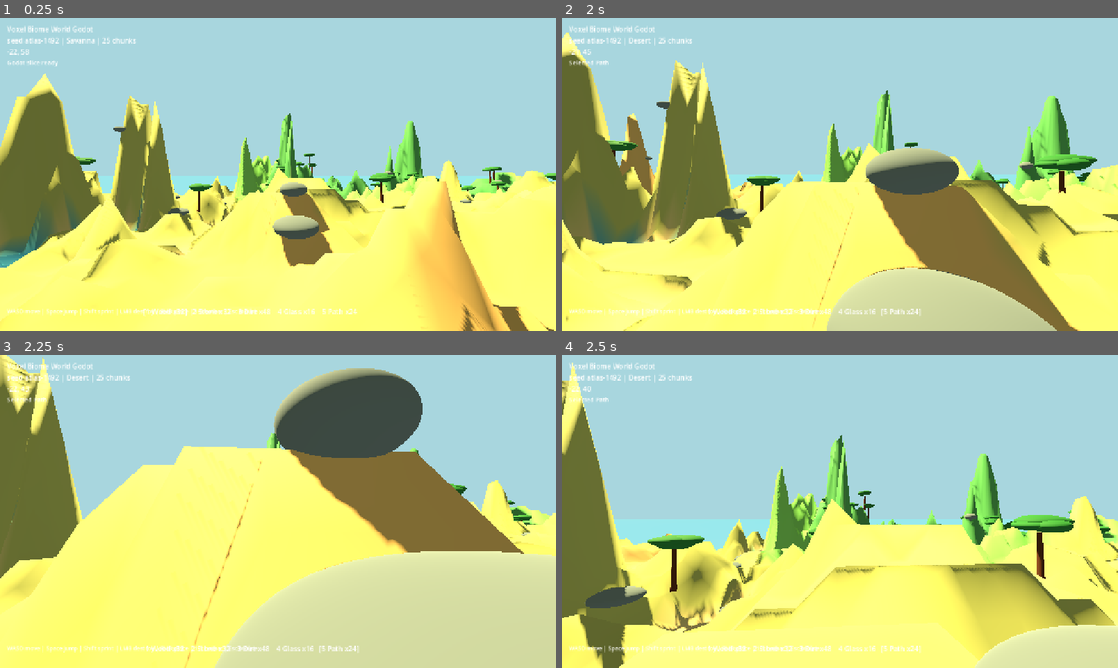
Above: before the commit, frames 1-4 (two rows, left to right).
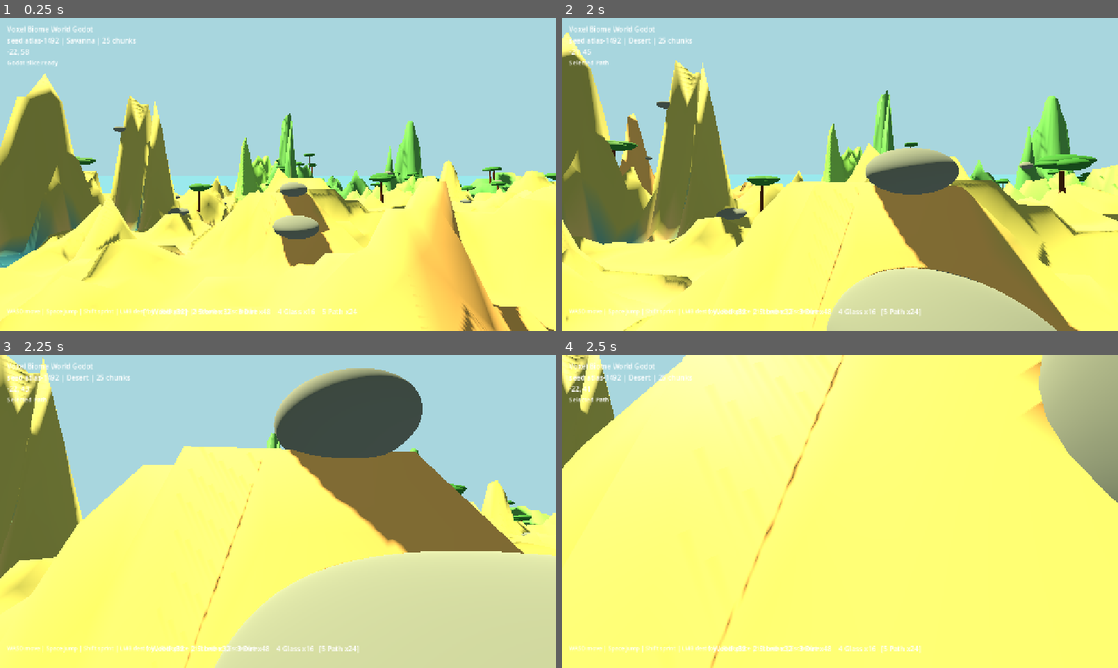
Above: after the commit, the same moments.

Repository: lakam99/voxel-godot
Game: Godot game, scene res://scenes/Main.tscn
The game is run twice, just before and just after one commit, with the same random seed, the same clock (stepped at 60 frames per second) and the same inputs.
Inputs (mouse positions are in pixels of both pictures, inside the frame that each line leads up to):
- Up to frame 1 (0.25 s): no input
- Up to frame 2 (2 s): tap Enter at 0.5 s; move the mouse to (867, 174) at 0.52 s; hold W from 0.53 s (still down); tap 1 at 0.6 s; click (867, 174) at 0.67 s; tap Space at 0.77, 1.52 s; move the mouse to (812, 174) at 1.27 s; tap 5 at 1.35 s
- Up to frame 3 (2.25 s): keep holding W; move the mouse to (289, 505) at 2.02 s; hold Shift from 2.03 s (still down)
- Up to frame 4 (2.5 s): keep holding W; keep holding Shift

Frames 1-3 are identical in both runs. In frame 4, 71% of the frame differs, in the area x 0-100%, y 0-100%.

Commit message:
Smooth uphill terrain traversal

Diff:
--- a/scripts/PlayerController.gd
+++ b/scripts/PlayerController.gd
@@ -8,7 +8,9 @@
 const GRAVITY := 26.0
 const MOUSE_SENSITIVITY := 0.0024
 const TERRAIN_LANDING_DISTANCE := 0.18
+const TERRAIN_WALKABLE_RISE := 1.55
 const TERRAIN_WALKABLE_DROP := 1.55
+const TERRAIN_ASCEND_SPEED := 8.5
 const TERRAIN_DESCEND_SPEED := 7.25
 
 var camera: Camera3D
@@ -20,6 +22,7 @@
 var automated_jump := false
 var physics_ticks := 0
 var terrain_grounded := false
+var max_upward_terrain_correction := 0.0
 var max_downward_terrain_correction := 0.0
 
 func _ready() -> void:
@@ -93,10 +96,11 @@
     else:
         velocity.y -= GRAVITY * delta
 
+    var previous_position: Vector3 = global_position
     move_and_slide()
-    apply_terrain_grounding(delta, was_grounded, jumped)
+    apply_terrain_grounding(delta, was_grounded, jumped, previous_position)
 
-func apply_terrain_grounding(delta: float, was_grounded: bool, jumped: bool) -> void:
+func apply_terrain_grounding(delta: float, was_grounded: bool, jumped: bool, previous_position: Vector3) -> void:
     if not main or not main.has_method("height_at_world"):
         terrain_grounded = is_on_floor()
         return
@@ -104,7 +108,28 @@
     var ground_y: float = main.call("height_at_world", global_position.x, global_position.z)
     var distance_above_ground: float = global_position.y - ground_y
 
-    if distance_above_ground <= 0.0:
+    if distance_above_ground < 0.0:
+        var rise_needed: float = -distance_above_ground
+        if was_grounded and not jumped and rise_needed <= TERRAIN_WALKABLE_RISE:
+            var old_y: float = global_position.y
+            var max_rise: float = TERRAIN_ASCEND_SPEED * delta
+            global_position.y = move_toward(global_position.y, ground_y, max_rise)
+            var correction: float = max(0.0, global_position.y - old_y)
+            if correction > max_upward_terrain_correction:
+                max_upward_terrain_correction = correction
+            velocity.y = 0.0
+            terrain_grounded = true
+            return
+
+        if was_grounded and not jumped:
+            var previous_ground_y: float = main.call("height_at_world", previous_position.x, previous_position.z)
+            global_position = Vector3(previous_position.x, max(previous_position.y, previous_ground_y), previous_position.z)
+            velocity.x = 0.0
+            velocity.y = 0.0
+            velocity.z = 0.0
+            terrain_grounded = true
+            return
+
         global_position.y = ground_y
         velocity.y = max(velocity.y, 0.0)
         terrain_grounded = not jumped
--- a/scripts/PlaytestRunner.gd
+++ b/scripts/PlaytestRunner.gd
@@ -31,6 +31,8 @@
     test_sky_light_consistency()
     test_spawn_clearance()
     await test_player_movement()
+    await test_uphill_smoothing()
+    await test_steep_uphill_blocking()
     await test_jump()
     await wait_until_grounded(120)
     await test_block_destroy_ray()
@@ -135,6 +137,81 @@
     )
     add_result("terrain_descent_smoothing", max_downward_correction <= 0.22, "max downward correction %.3f" % max_downward_correction)
 
+func test_uphill_smoothing() -> void:
+    if not player or not main:
+        add_result("terrain_ascent_smoothing", false, "player or main missing")
+        return
+
+    var start_cell := Vector2i(roundi(player.global_position.x / CELL), roundi(player.global_position.z / CELL))
+    var base_height: float = main.call("terrain_height_cell", start_cell.x, start_cell.y)
+    var edits := get_height_edits()
+
+    for dz in range(-1, 2):
+        edits[Vector2i(start_cell.x, start_cell.y + dz)] = base_height
+        edits[Vector2i(start_cell.x + 1, start_cell.y + dz)] = base_height + CELL
+        edits[Vector2i(start_cell.x + 2, start_cell.y + dz)] = base_height + CELL
+
+    main.call("rebuild_chunks_around_cell", start_cell)
+    main.call("rebuild_chunks_around_cell", Vector2i(start_cell.x + 2, start_cell.y))
+    player.global_position = Vector3((start_cell.x - 0.35) * CELL, base_height, start_cell.y * CELL)
+    player.velocity = Vector3.ZERO
+    player.set("terrain_grounded", true)
+    player.set("max_upward_terrain_correction", 0.0)
+    await wait_physics_frames(8)
+
+    player.set("automated_move", Vector3.RIGHT)
+    var peak_y: float = player.global_position.y
+    for i in range(32):
+        await get_tree().physics_frame
+        peak_y = max(peak_y, player.global_position.y)
+    player.set("automated_move", Vector3.ZERO)
+    await wait_physics_frames(8)
+
+    var max_upward_correction: float = player.get("max_upward_terrain_correction")
+    var climbed: float = peak_y - base_height
+    add_result(
+        "terrain_ascent_smoothing",
+        max_upward_correction <= 0.18 and climbed > 0.55,
+        "max upward correction %.3f, climbed %.2f" % [max_upward_correction, climbed]
+    )
+
+func test_steep_uphill_blocking() -> void:
+    if not player or not main:
+        add_result("terrain_steep_ascent_blocking", false, "player or main missing")
+        return
+
+    var start_cell := Vector2i(roundi(player.global_position.x / CELL) + 6, roundi(player.global_position.z / CELL))
+    var base_height: float = main.call("terrain_height_cell", start_cell.x, start_cell.y)
+    var edits := get_height_edits()
+
+    for dz in range(-1, 2):
+        edits[Vector2i(start_cell.x, start_cell.y + dz)] = base_height
+        edits[Vector2i(start_cell.x + 1, start_cell.y + dz)] = base_height + CELL * 3.0
+        edits[Vector2i(start_cell.x + 2, start_cell.y + dz)] = base_height + CELL * 3.0
+
+    main.call("rebuild_chunks_around_cell", start_cell)
+    main.call("rebuild_chunks_around_cell", Vector2i(start_cell.x + 2, start_cell.y))
+    player.global_position = Vector3((start_cell.x - 0.35) * CELL, base_height, start_cell.y * CELL)
+    player.velocity = Vector3.ZERO
+    player.set("terrain_grounded", true)
+    player.set("max_upward_terrain_correction", 0.0)
+    await wait_physics_frames(8)
+
+    var start_x: float = player.global_position.x
+    player.set("automated_move", Vector3.RIGHT)
+    await wait_physics_frames(32)
+    player.set("automated_move", Vector3.ZERO)
+    await wait_physics_frames(8)
+
+    var climbed: float = player.global_position.y - base_height
+    var advanced: float = player.global_position.x - start_x
+    var max_upward_correction: float = player.get("max_upward_terrain_correction")
+    add_result(
+        "terrain_steep_ascent_blocking",
+        climbed < 0.45 and advanced < CELL * 0.95 and max_upward_correction <= 0.18,
+        "climbed %.2f, advanced %.2f, max upward correction %.3f" % [climbed, advanced, max_upward_correction]
+    )
+
 func test_jump() -> void:
     if not player:
         add_result("jump", false, "player missing")
@@ -168,6 +245,12 @@
     if not player or not camera:
         add_result("block_destroy_ray", false, "player or camera missing")
         return
+    reset_player_on_flat_patch(Vector2i(roundi(player.global_position.x / CELL) + 8, roundi(player.global_position.z / CELL)))
+    player.rotation.y = 0.0
+    player.set("pitch", 0.0)
+    camera.rotation.x = 0.0
+    await wait_physics_frames(8)
+
     var forward: Vector3 = -camera.global_transform.basis.z
     forward = forward.normalized()
     var target_pos: Vector3 = camera.global_position + forward * 4.0
@@ -232,6 +315,14 @@
         return value
     return {}
 
+func get_height_edits() -> Dictionary:
+    if not main:
+        return {}
+    var value: Variant = main.get("height_edits")
+    if value is Dictionary:
+        return value
+    return {}
+
 func is_player_grounded() -> bool:
     if not player:
         return false
@@ -255,3 +346,16 @@
     var pitch_value: float = clamp(atan2(local_direction.y, -local_direction.z), deg_to_rad(-82.0), deg_to_rad(82.0))
     player.set("pitch", pitch_value)
     camera.rotation.x = pitch_value
+
+func reset_player_on_flat_patch(center_cell: Vector2i) -> void:
+    if not main or not player:
+        return
+    var base_height: float = main.call("terrain_height_cell", center_cell.x, center_cell.y)
+    var edits := get_height_edits()
+    for dz in range(-5, 6):
+        for dx in range(-5, 6):
+            edits[Vector2i(center_cell.x + dx, center_cell.y + dz)] = base_height
+    main.call("rebuild_chunks_around_cell", center_cell)
+    player.global_position = Vector3(center_cell.x * CELL, base_height, center_cell.y * CELL)
+    player.velocity = Vector3.ZERO
+    player.set("terrain_grounded", true)
